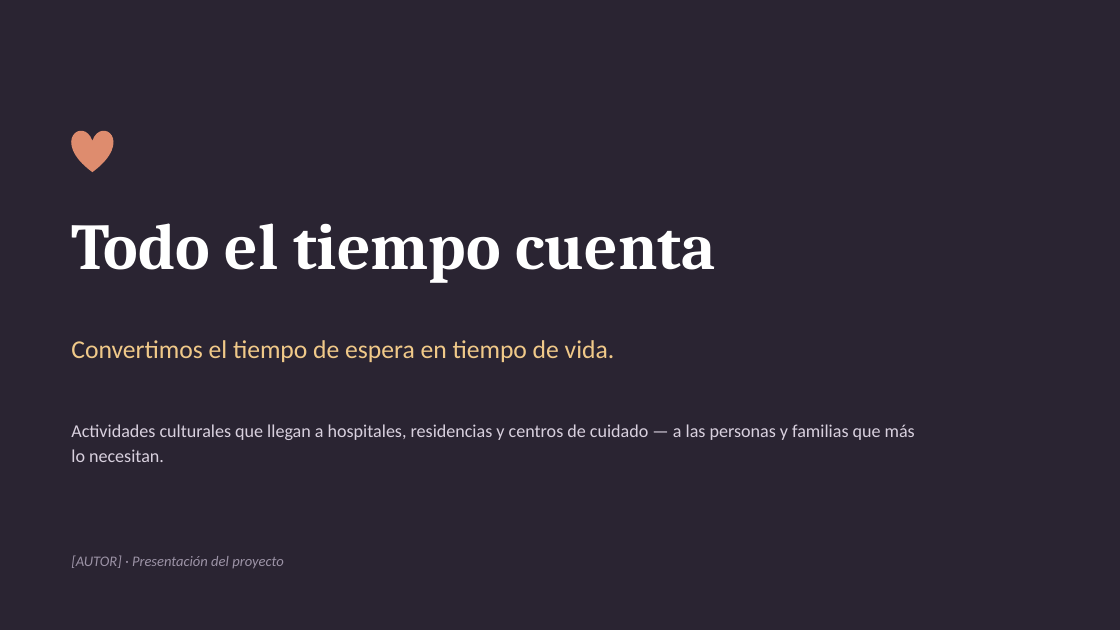
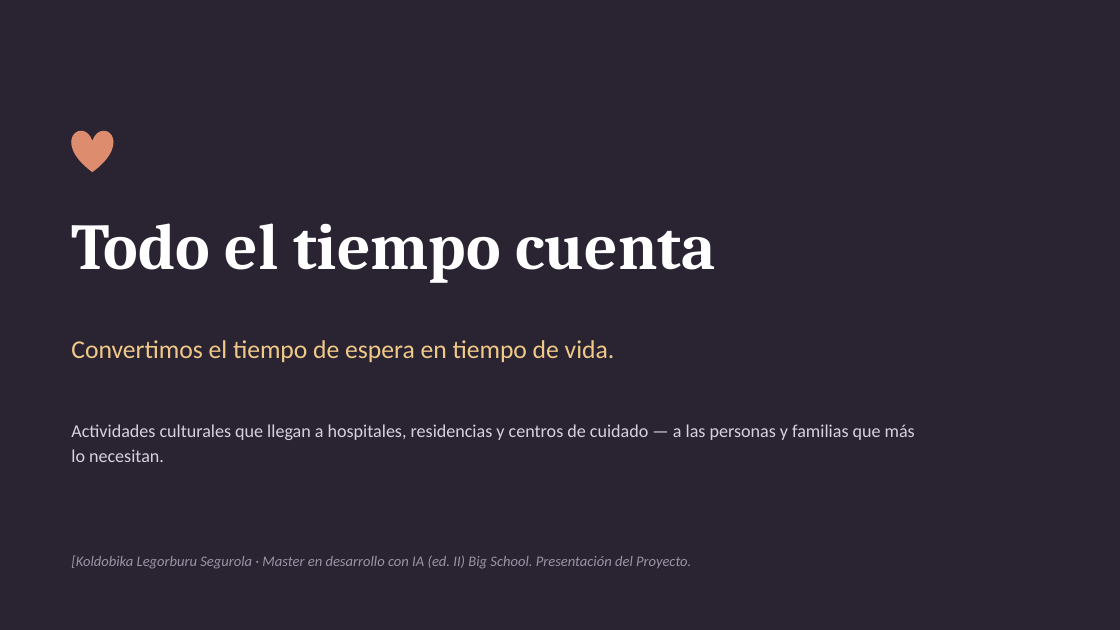
Before and after one commit to lezama4/webmaster, a slide deck: slide 1 of docs/tfm-pitch-deck.pptx. Drawn at 1120x630 pixels with LibreOffice and Linux fonts; fonts in the diff are those of the drawing. Boxes give left, top, right and bottom in pixels: in the first picture for what was removed or moved away, otherwise in the second. Text is boxed around its words. In the diff, an @@ line names an element or a change of style, - is before the commit and + after.

```diff
--- a/docs/tfm-pitch-deck.pptx
+++ b/docs/tfm-pitch-deck.pptx
@@ text at <box>71,555,691,569</box>: text changed @@
-[AUTOR] · Presentación del proyecto
+[Koldobika Legorburu Segurola · Master en desarrollo con IA (ed. II) Big School. Presentación del Proyecto.
```
Also in this commit, not shown: 5 other files.
